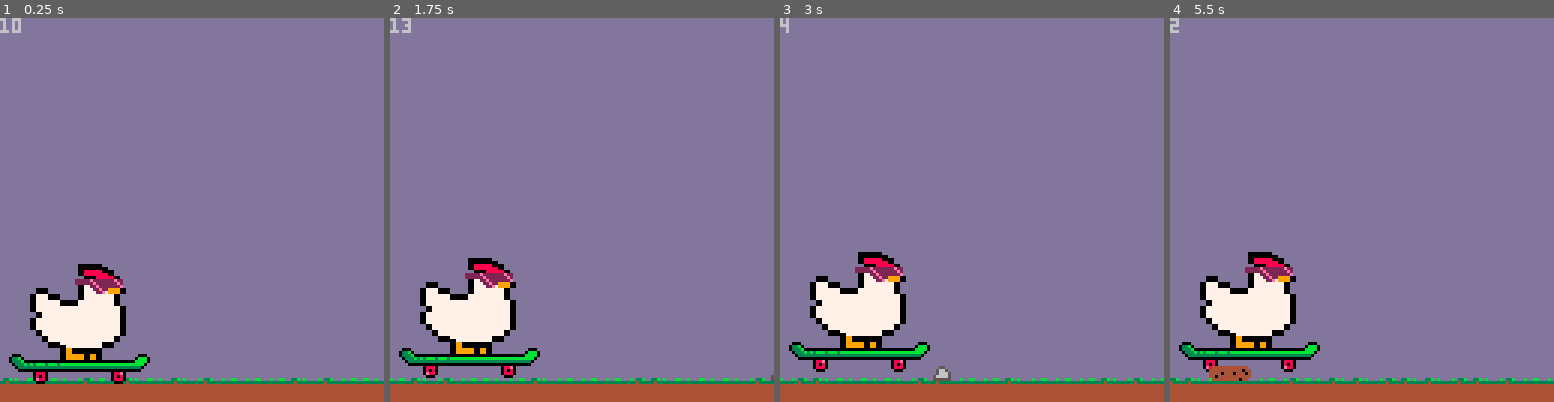
Above: before the commit, frames 1-4 (left to right).
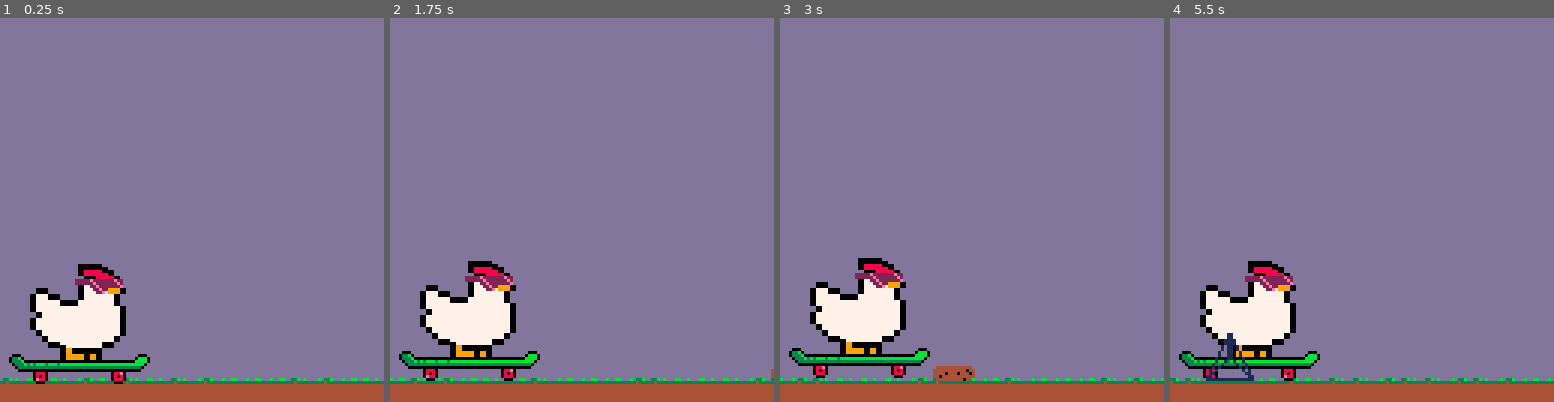
Above: after the commit, the same moments.

Repository: StevenCollins/rad-chicken
Game: PICO-8 cartridge rc.p8
Two runs of this game, one before a commit and one after it. Both use one fixed random seed, a clock stepped at 60 frames per second and the inputs below.
Inputs:
- Up to frame 1 (0.25 s): no input
- Up to frame 2 (1.75 s): tap O (Z key) at 0.7, 1.7 s
- Up to frame 3 (3 s): tap O (Z key) at 2.1, 2.5, 2.9 s
- Up to frame 4 (5.5 s): tap O (Z key) every 0.4 s from 3.3 to 5.3 s

The runs differ from the first frame. In frame 1, 0.1% of the frame differs, in the area x 0-6%, y 0-4%; in frame 2, 2.6%; in frame 3, 4.3%; in frame 4, 4.7%, in the area x 0-40%, y 0-95%.

Commit message:
Tweaked gravity
Also fixed bug with obstacle generation,
and removed a "print".

Diff:
--- a/rc.p8
+++ b/rc.p8
@@ -31,9 +31,9 @@
 -- chicken
 -- init constants.
 g_level=81
-gravity=0.4
+gravity=0.7
 jump_power=1
-jump_length=9
+jump_length=15
 c_sprites={
 		{ 0, 0, 2, 3, 4, 0},
 		{ 0,17,18,19,20, 0},
@@ -175,7 +175,7 @@
 		-- if it's time, add a new obstacle and reset the countdown.
 		o_cntdn-=1
 		if (o_cntdn==0) then
-			new_obstacle=flr(rnd(#o_sprites))
+			new_obstacle=flr(rnd(#o_sprites))+1
 			o_cntdn=flr(rnd(o_cntdn_max-o_cntdn_min))+o_cntdn_min
 		else
 			new_obstacle=0
@@ -189,7 +189,6 @@
 end
 
 function draw_obstacles()
-	print(o_cntdn)
 	for i, obstacle in ipairs(o) do
 		if (obstacle!=0) then
 			-- get obsticle sprite table.
